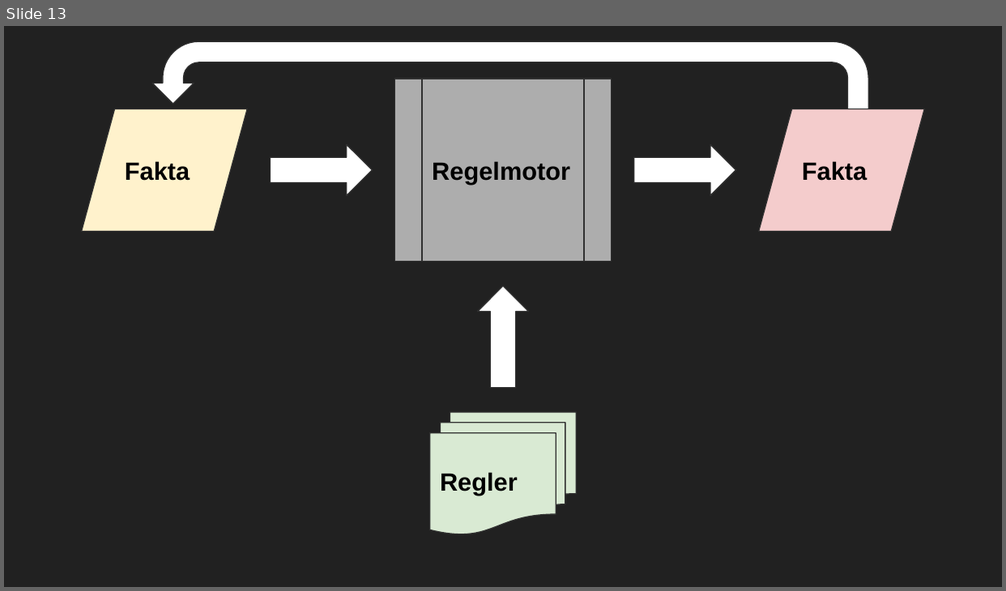
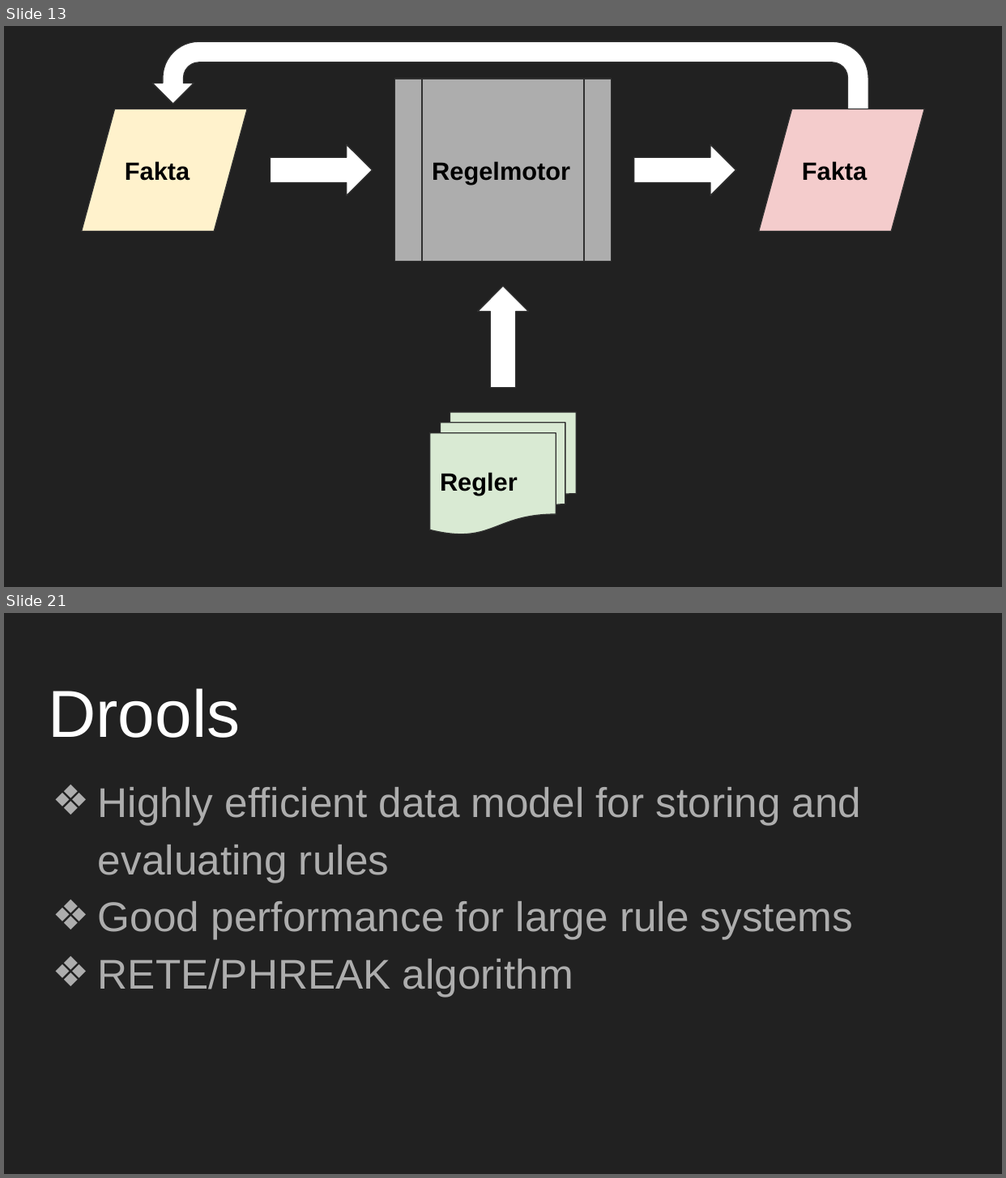
Before and after one commit to mejsla/stepup-drools-2019, a slide deck: docs/Regelmotorer.pptx. Shown one above the other, each under a label of ours: slide 13 before the commit, slides 13 and 21 after it; the slides between them are not shown. The pictures are 1006x591 and 1006x1178 pixels, drawn with LibreOffice and Linux fonts; fonts in the diff are those of the drawing. Boxes give left, top, right and bottom in pixels: in the first picture for what was removed or moved away, otherwise in the second. Text is boxed around its words. In the diff, an @@ line names an element or a change of style, - is before the commit and + after.

```diff
--- a/docs/Regelmotorer.pptx
+++ b/docs/Regelmotorer.pptx
@@ slide 21 added at <box>4,613,1002,1174</box>, background #212121 @@
@@ title added at <box>48,688,240,738</box>, 48 pt, text #FFFFFF @@
+Drools
@@ text added at <box>98,787,862,997</box>, 30 pt, text #ADADAD @@
+❖ Highly efficient data model for storing and evaluating rules
+❖ Good performance for large rule systems
+❖ RETE/PHREAK algorithm
```
Also in this commit, not shown: 3 slides changed, 20 other slides added, 1 slide removed.
